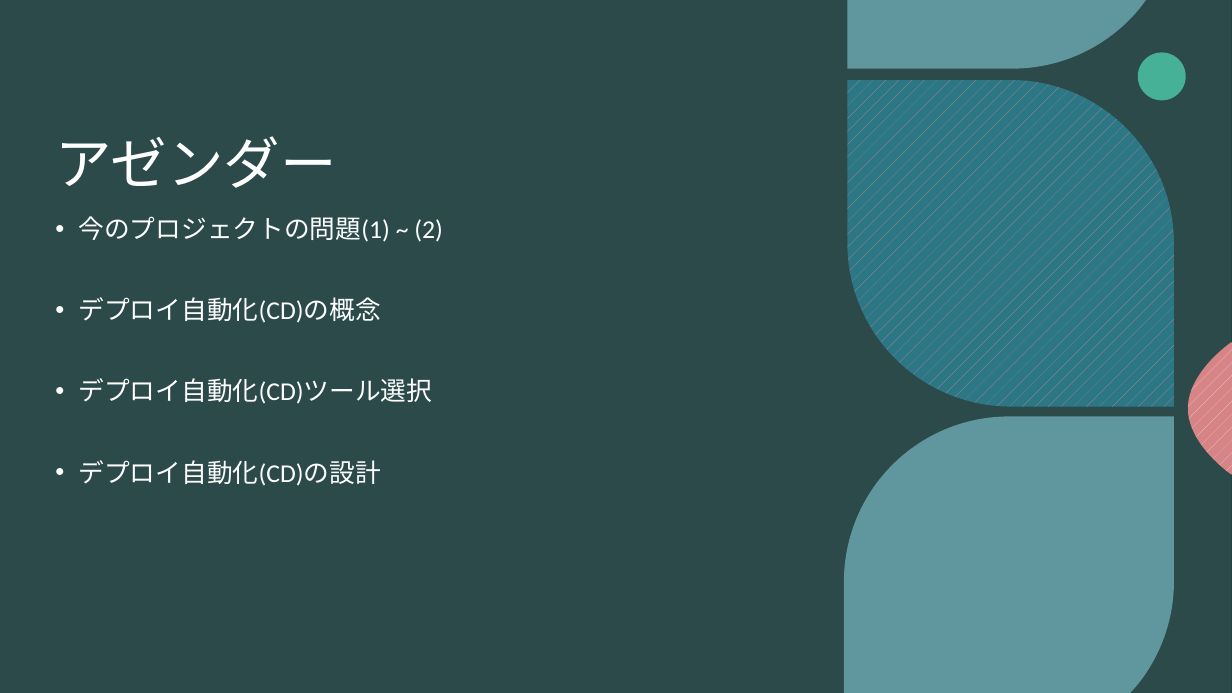
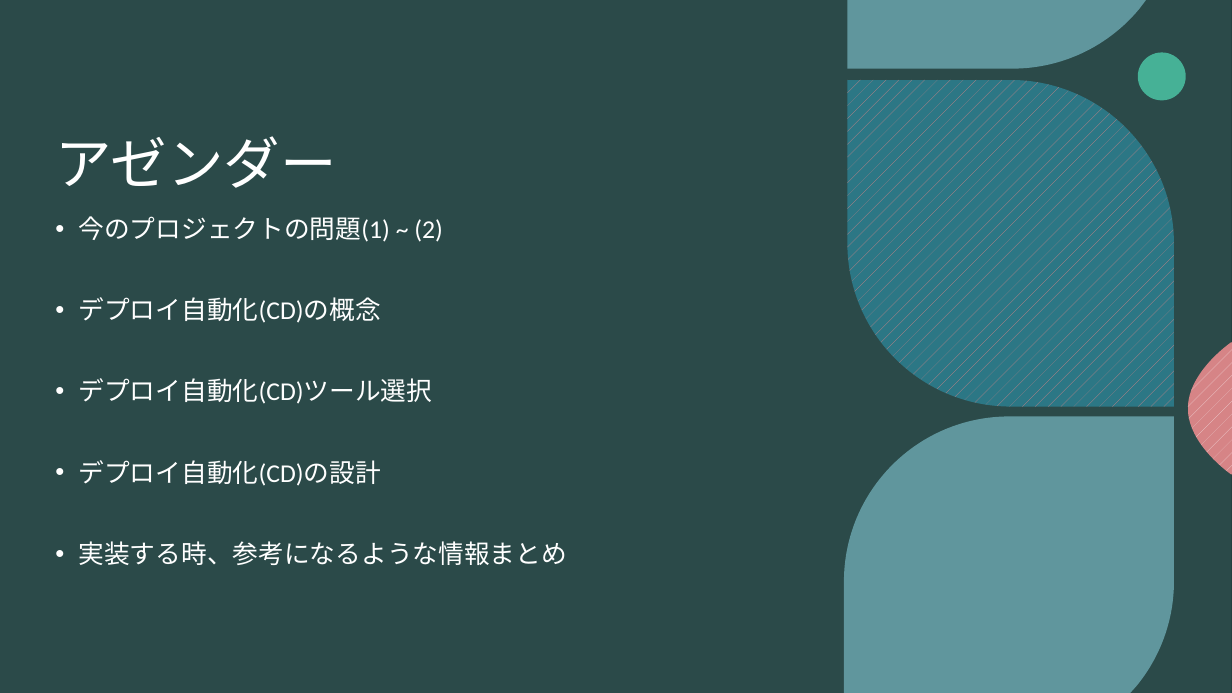
Before and after one commit to bittap/azusato, a slide deck: slide 2 of document/CI・CD/デプロイ自動化.pptx. Drawn at 1232x693 pixels with LibreOffice and Linux fonts; fonts in the diff are those of the drawing; background and template pictures are left out. Boxes give left, top, right and bottom in pixels: in the first picture for what was removed or moved away, otherwise in the second. Text is boxed around its words. In the diff, an @@ line names an element or a change of style, - is before the commit and + after.

```diff
--- a/document/CI・CD/デプロイ自動化.pptx
+++ b/document/CI・CD/デプロイ自動化.pptx
@@ text at bbox=[79, 541, 567, 565]: paragraph added @@
+• 実装する時、参考になるような情報まとめ
```
Also in this commit, not shown: 7 other slides changed, 1 slide added.
